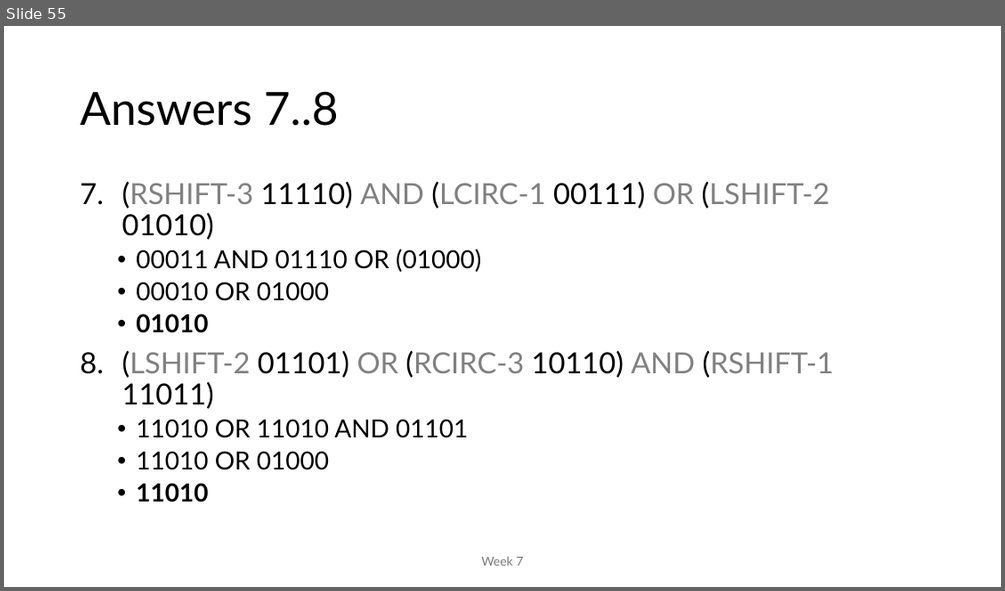
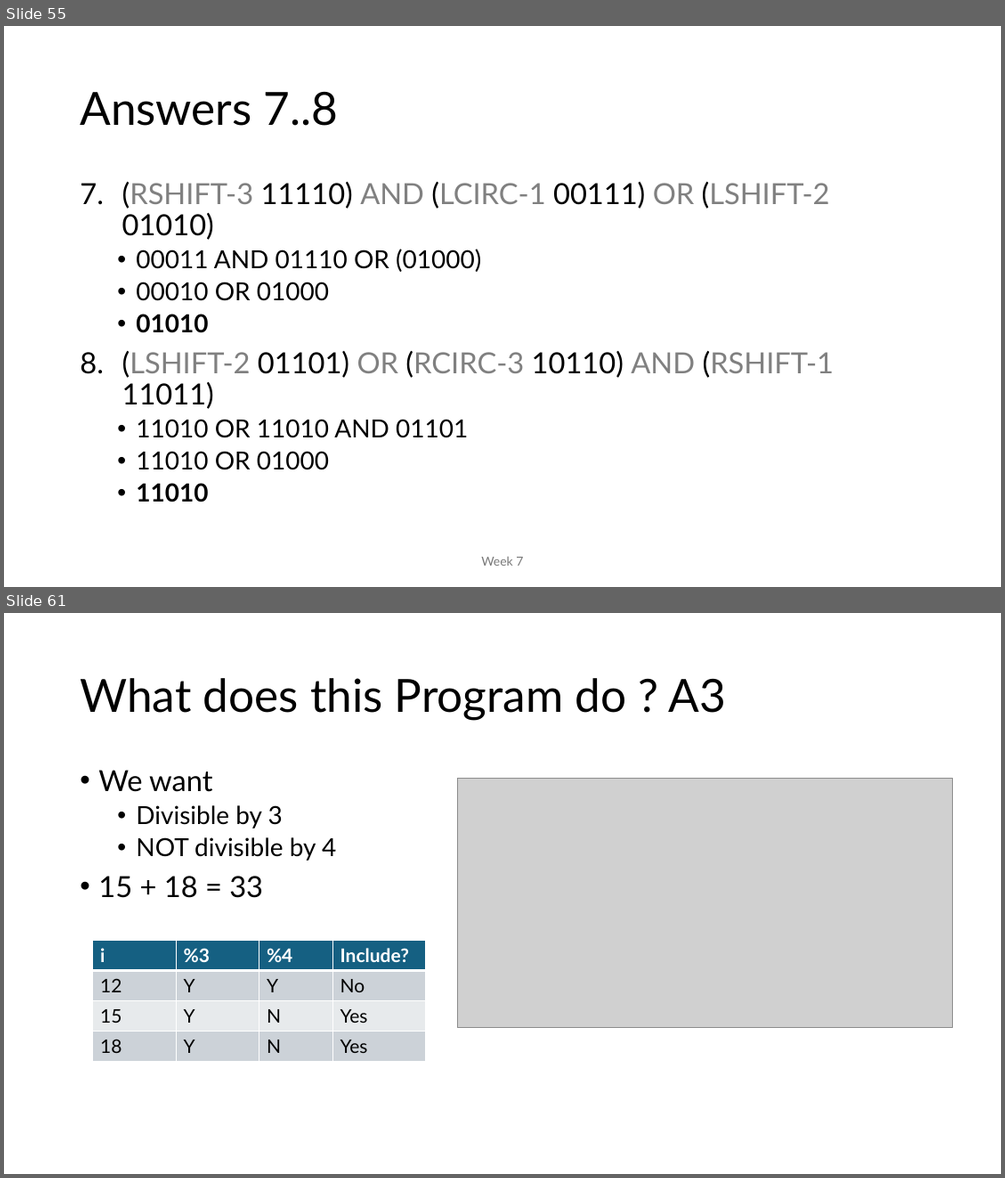
Before and after one commit to MoklaEducation/ems_winter_2025_acsl101, a slide deck: all/ExploringCSConceptsViaACSLCompetitions_all.pptx. Shown one above the other, each under a label of ours: slide 55 before the commit, slides 55 and 61 after it; the slides between them are not shown. The pictures are 1005x591 and 1005x1178 pixels, drawn with LibreOffice and Linux fonts; fonts in the diff are those of the drawing; grey boxes stand for pictures. Boxes give left, top, right and bottom in pixels: in the first picture for what was removed or moved away, otherwise in the second. Text is boxed around its words. In the diff, an @@ line names an element or a change of style, - is before the commit and + after.

Commit message:
What does this program do?

```diff
--- a/all/ExploringCSConceptsViaACSLCompetitions_all.pptx
+++ b/all/ExploringCSConceptsViaACSLCompetitions_all.pptx
@@ slide 61 added at bbox=[4, 613, 1001, 1174], background #FFFFFF @@
@@ title added at bbox=[80, 678, 727, 720], 44 pt, text #000000 @@
+What does this Program do ? A3
@@ text added at bbox=[98, 770, 336, 898], 24 pt, text #000000 @@
+• We want
+  • Divisible by 3
+  • NOT divisible by 4
+• 15 + 18 = 33
@@ picture added at bbox=[458, 779, 953, 1027] @@
@@ table added at bbox=[93, 941, 425, 1062], 4 rows, 4 columns @@
+i | %3 | %4 | Include?
+12 | Y | Y | No
+15 | Y | N | Yes
+18 | Y | N | Yes
```
Also in this commit, not shown: 13 other slides added, 1 other file.
